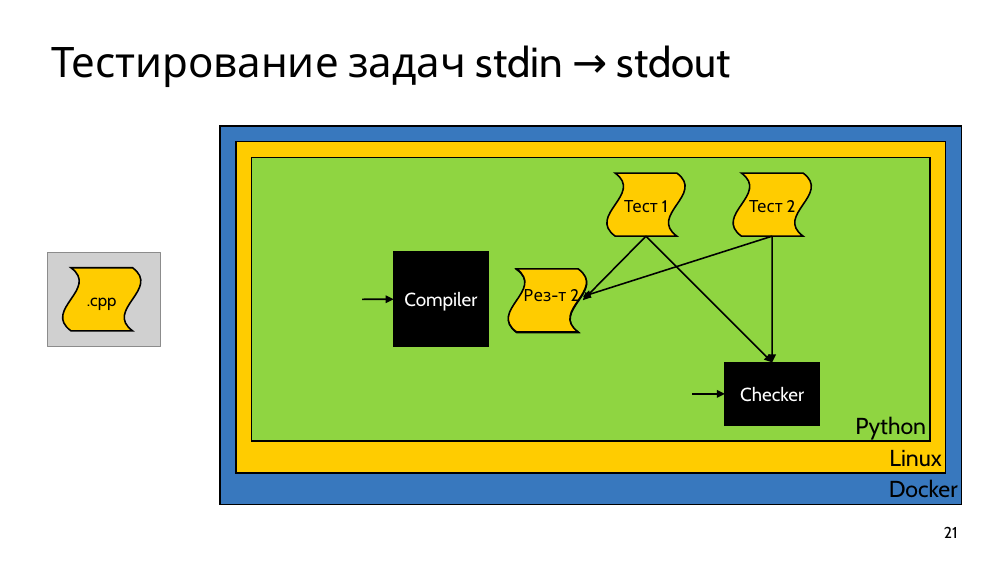
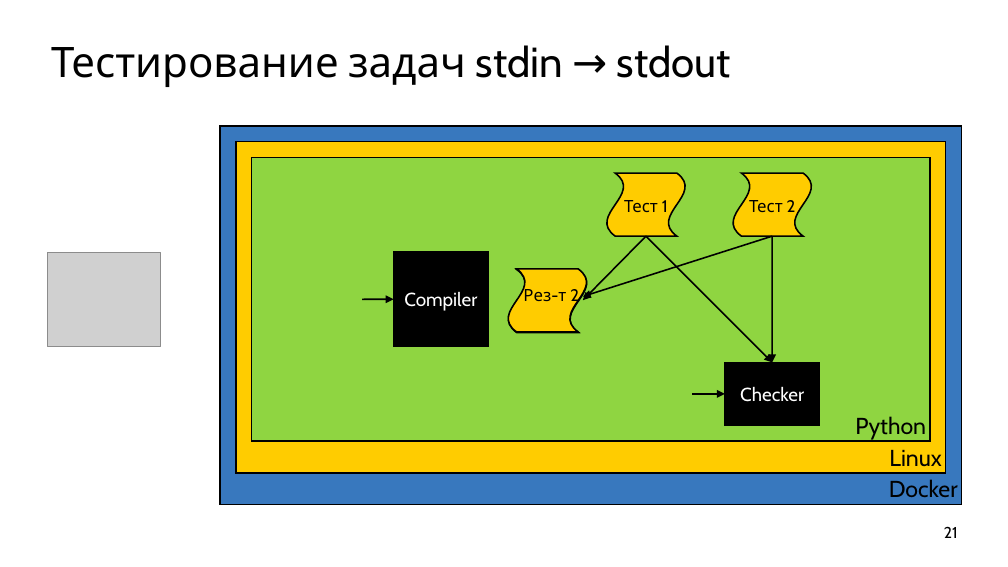
Before and after one commit to ishfb/cpprus18, a slide deck: slide 21 of slides.pptx. Drawn at 1008x567 pixels with LibreOffice and Linux fonts; fonts in the diff are those of the drawing; grey boxes stand for pictures. Boxes give left, top, right and bottom in pixels: in the first picture for what was removed or moved away, otherwise in the second. Text is boxed around its words. In the diff, an @@ line names an element or a change of style, - is before the commit and + after.

```diff
--- a/slides.pptx
+++ b/slides.pptx
@@ wave removed at bbox=[62, 268, 141, 331] @@
@@ text removed at bbox=[87, 297, 117, 310] @@
-.cpp
```
Also in this commit, not shown: 1 other slide changed.
